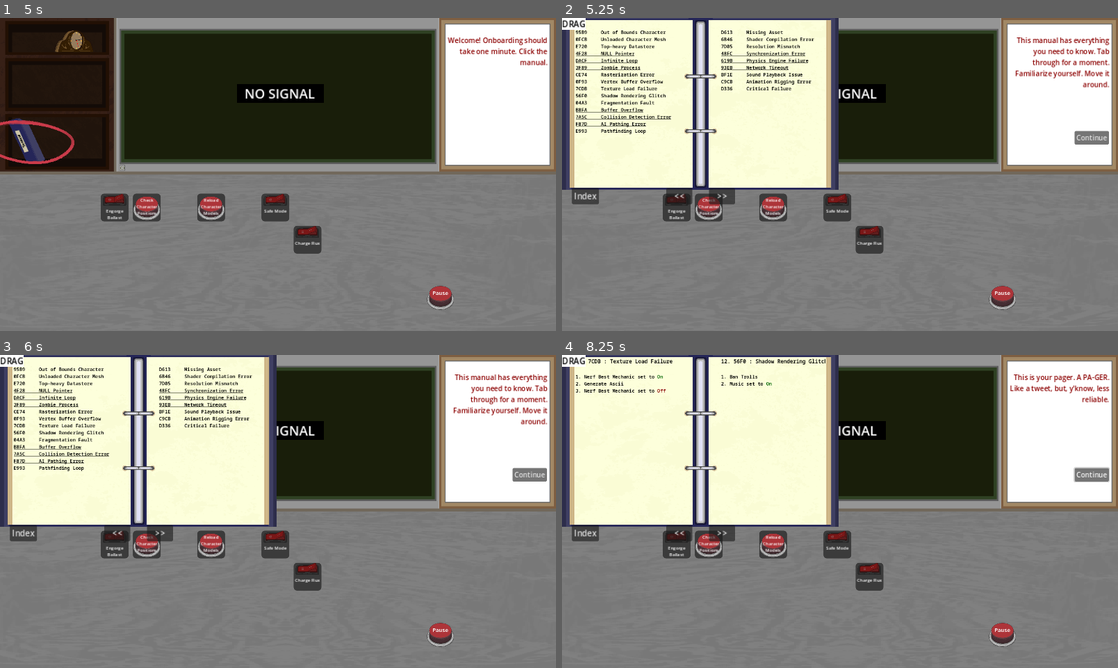
Above: before the commit, frames 1-4 (two rows, left to right).
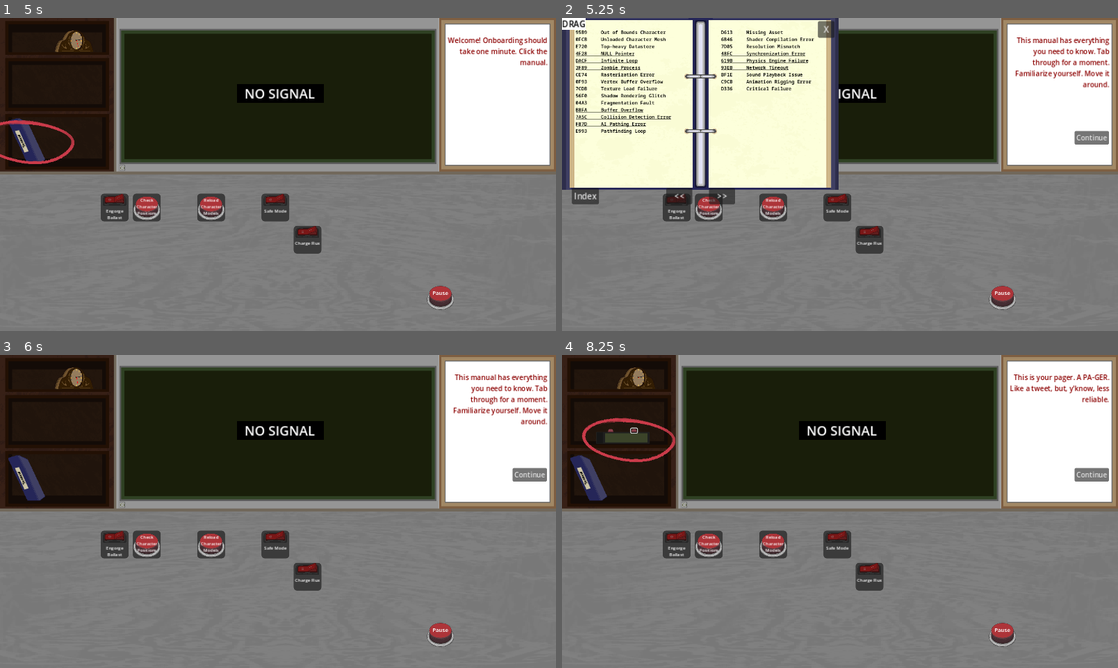
Above: after the commit, the same moments.

Repository: Carth501/team-ferret
Game: Godot game, scene res://scenes/splash/splash_screen_manager.tscn
Two runs of this game, one before a commit and one after it. Both use one fixed random seed, a clock stepped at 60 frames per second and the inputs below. Sound files missing from this copy of the repository are replaced by a short silence.
Inputs (mouse positions are in pixels of both pictures, inside the frame that each line leads up to):
- Up to frame 1 (5 s): tap Enter at 0.5 s; move the mouse to (400, 158) at 0.52 s; hold Shift 0.53-1.25 s; click (400, 158) at 0.67 s; drag from (166, 190) to (250, 237) at 1.27 s; move the mouse to (333, 105) at 2.02 s; tap Ctrl at 2.1 s; click (333, 105) at 2.17 s; click (517, 262) at 2.75 s; click "Continue" at 3.5 s; click (144, 208) at 4.27 s
- Up to frame 2 (5.25 s): click (589, 140) at 5 s
- Up to frame 3 (6 s): click (266, 367) at 5.75 s, where only the run after the commit has a clickable "X"
- Up to frame 4 (8.25 s): click "Continue" at 6.5 s; click "Continue" at 7.25 s; click (634, 430) at 8 s

Frame 1 is identical in both runs. In frame 2, 0.2% of the frame differs, in the area x 46-49%, y 0-7%; in frame 3, 28%; in frame 4, 28%, in the area x 0-99%, y 0-60%.

Commit message:
Add close button to manual

Diff:
--- a/scenes/manual.tscn
+++ b/scenes/manual.tscn
@@ -67,6 +67,7 @@
 bus = &"Effects"
 
 [connection signal="pressed" from="toggle button" to="." method="toggle_manual_popup"]
+[connection signal="close" from="manual_book" to="." method="toggle_manual_popup"]
 [connection signal="next_page" from="manual_book" to="." method="next_page"]
 [connection signal="prev_page" from="manual_book" to="." method="prev_page"]
 [connection signal="to_index" from="manual_book" to="." method="jump_to_index"]
--- a/scenes/manual_book.tscn
+++ b/scenes/manual_book.tscn
@@ -134,6 +134,14 @@
 theme_override_colors/font_color = Color(0, 0, 0, 1)
 text = "DRAG"
 
+[node name="close" type="Button" parent="."]
+layout_mode = 0
+offset_left = 490.833
+offset_top = 5.83333
+offset_right = 522.833
+offset_bottom = 37.8333
+text = "X"
+
 [connection signal="gui_input" from="TextureRect/MarginContainer" to="." method="_on_gui_input"]
 [connection signal="mouse_entered" from="TextureRect/MarginContainer" to="." method="_on_mouse_entered"]
 [connection signal="mouse_exited" from="TextureRect/MarginContainer" to="." method="_on_mouse_exited"]
@@ -144,3 +152,4 @@
 [connection signal="pressed" from="jump_to_index" to="." method="index_shortcut"]
 [connection signal="mouse_entered" from="ColorRect" to="ColorRect" method="_mouse_enter"]
 [connection signal="mouse_exited" from="ColorRect" to="ColorRect" method="_mouse_exit"]
+[connection signal="pressed" from="close" to="." method="close_manual"]
--- a/scripts/manual_book.gd
+++ b/scripts/manual_book.gd
@@ -13,6 +13,7 @@
 signal prev_page
 signal to_index
 signal to_page(number: int)
+signal close
 
 func prev_button():
 	emit_signal("prev_page")
@@ -27,3 +28,6 @@
 	var parsedResult = JSON.parse_string(meta)
 	if(parsedResult.has("page")):
 		to_page.emit(parsedResult.page)
+
+func close_manual():
+	close.emit()
